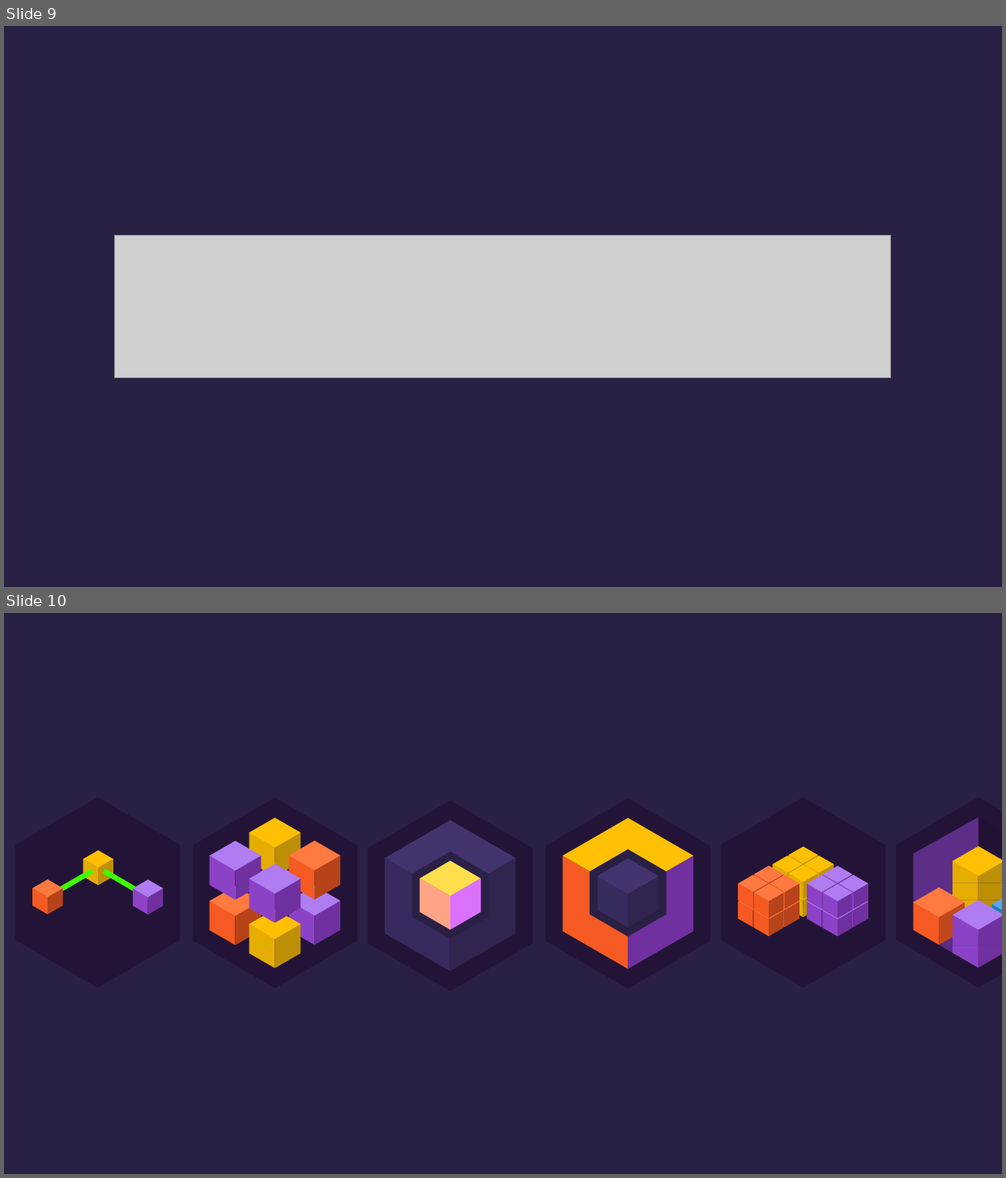
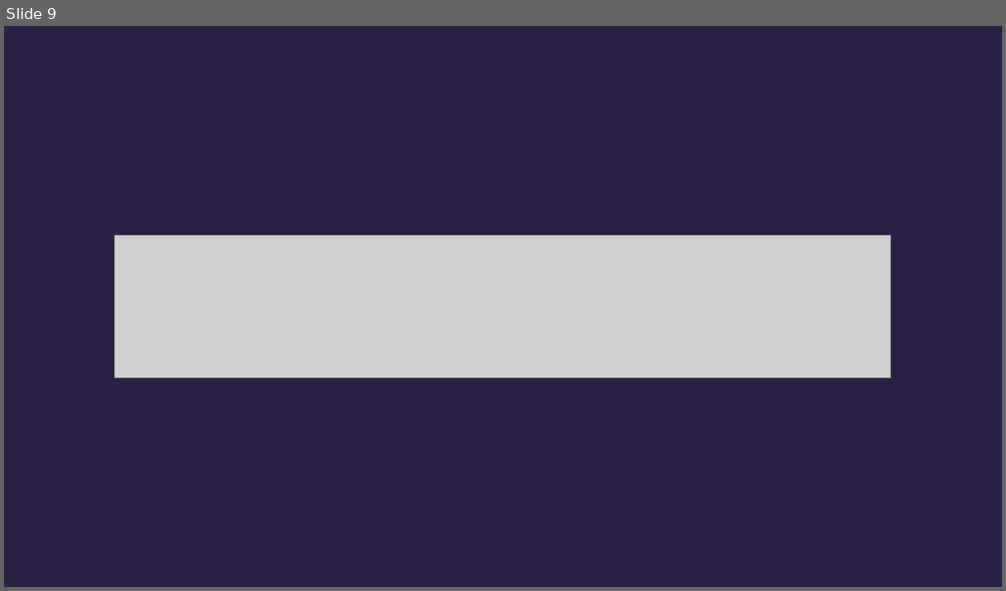
Before and after one commit to asynkron/website, a slide deck: media/retro.pptx. Shown one above the other, each under a label of ours: slides 9 and 10 before the commit, slide 9 after it. The pictures are 1006x1178 and 1006x591 pixels, drawn with LibreOffice and Linux fonts; fonts in the diff are those of the drawing; grey boxes stand for pictures. Boxes give left, top, right and bottom in pixels: in the first picture for what was removed or moved away, otherwise in the second. Text is boxed around its words. In the diff, an @@ line names an element or a change of style, - is before the commit and + after.

```diff
--- a/media/retro.pptx
+++ b/media/retro.pptx
@@ slide 10 removed at (4,613,1002,1174), background #2A2044 @@
@@ group removed at (530,798,727,990): 6 diamonds, 6 freeform shapes, 2 hexagons @@
@@ group removed at (193,798,358,989): 24 freeform shapes, 1 hexagon @@
@@ group removed at (352,801,548,992): 6 freeform shapes, 2 hexagons @@
@@ group removed at (9,797,186,988): 9 freeform shapes, 3 ellipses, 2 lines, 1 hexagon @@
@@ group removed at (720,797,886,988): 72 freeform shapes, 1 hexagon @@
@@ group removed at (896,797,1002,988): 21 freeform shapes, 4 rectangles, 1 hexagon @@
```
Also in this commit, not shown: 1 slide added.
